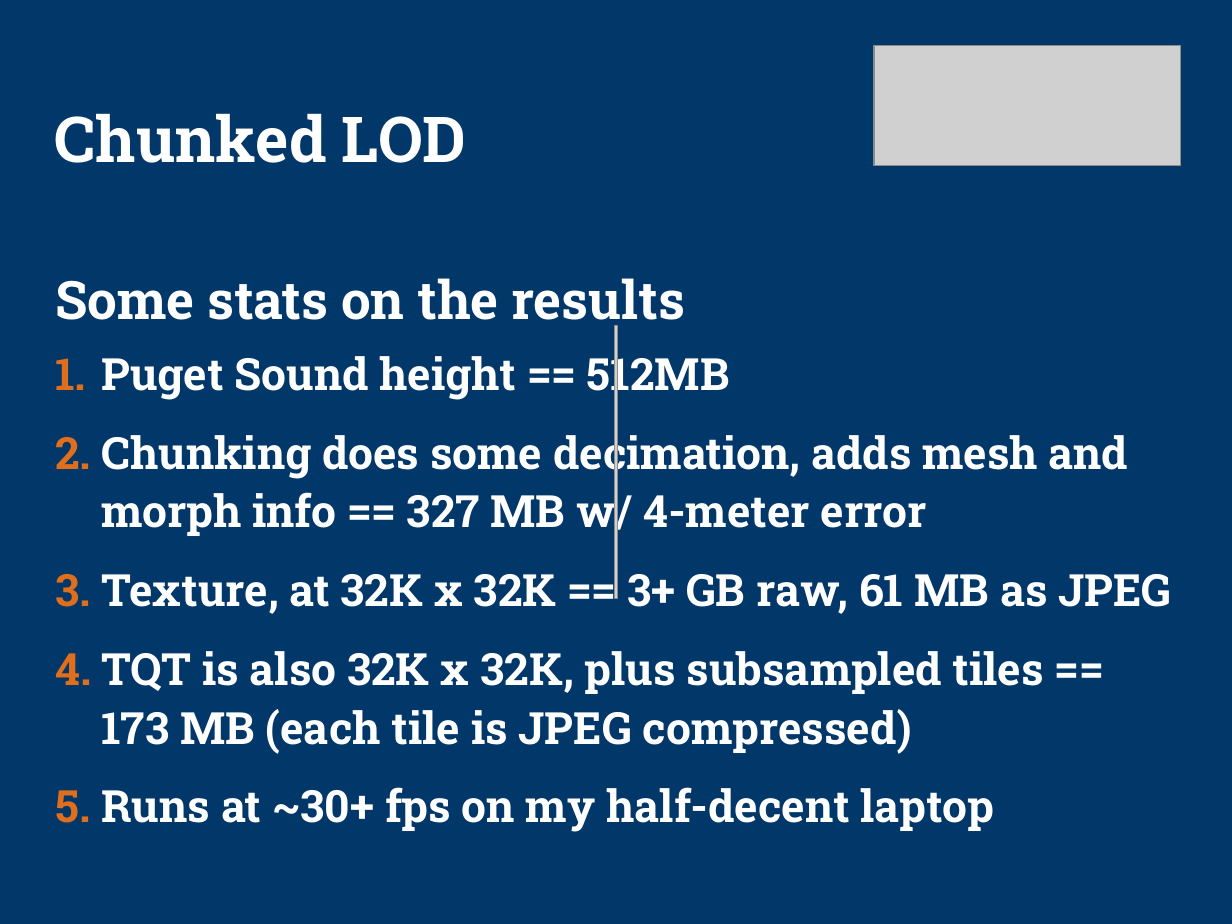
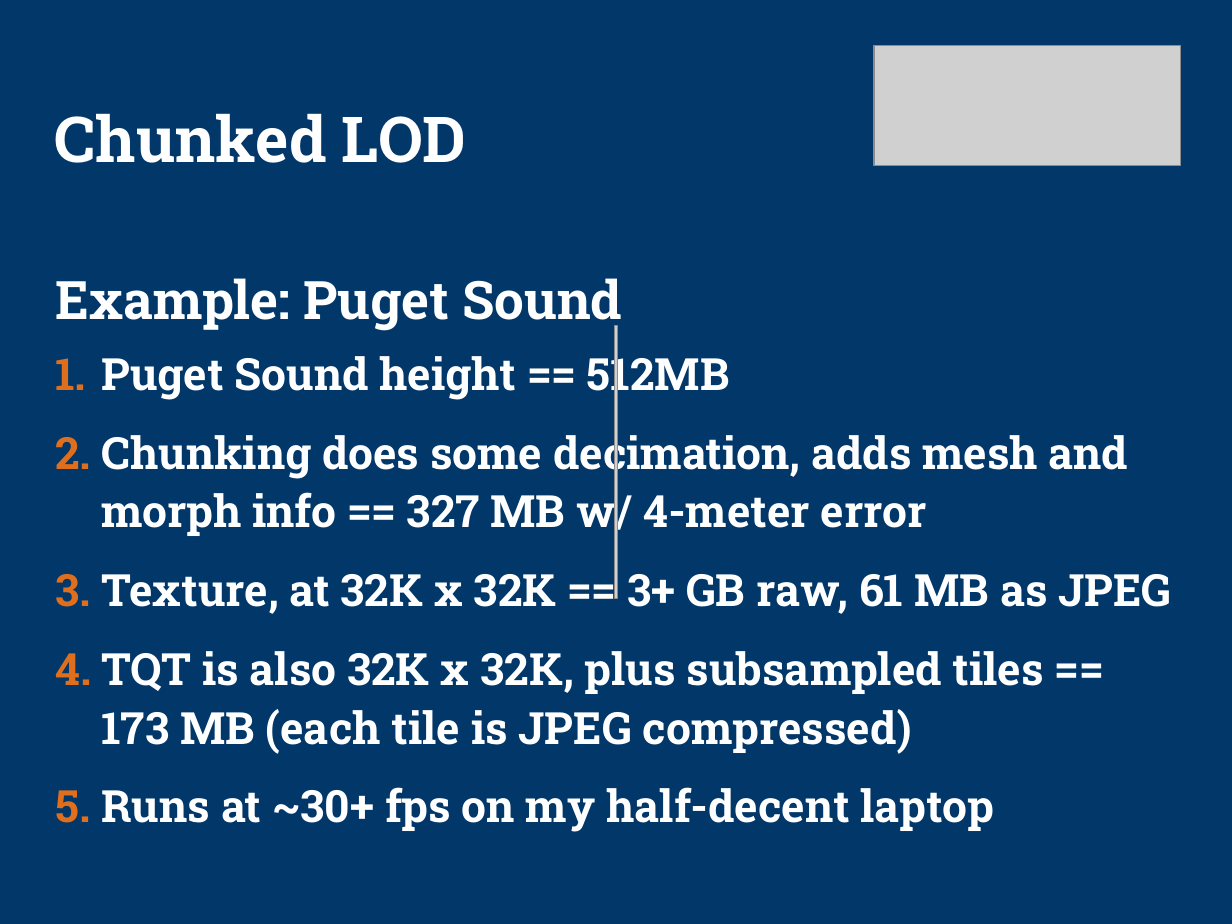
Before and after one commit to kphillisjr/tu-testbed, a slide deck: slide 24 of tu-testbed/docs/sig-preso2.ppt. Drawn at 1232x924 pixels with LibreOffice and Linux fonts; fonts in the diff are those of the drawing; grey boxes stand for pictures; background and template pictures are left out. Boxes give left, top, right and bottom in pixels: in the first picture for what was removed or moved away, otherwise in the second. Text is boxed around its words. In the diff, an @@ line names an element or a change of style, - is before the commit and + after.

Commit message:
Edited slides.
Modified .chu format so that chunk headers are all at the start of the file -- this makes startup of big datasets much much quicker (since only the first few megs of the file need to be read)

```diff
--- a/tu-testbed/docs/sig-preso2.ppt
+++ b/tu-testbed/docs/sig-preso2.ppt
@@ text at <box>55,278,622,332</box>: text changed @@
-Some stats on the results
+Example: Puget Sound
```
Also in this commit, not shown: 11 other slides changed, 1 slide removed, 6 other files.
